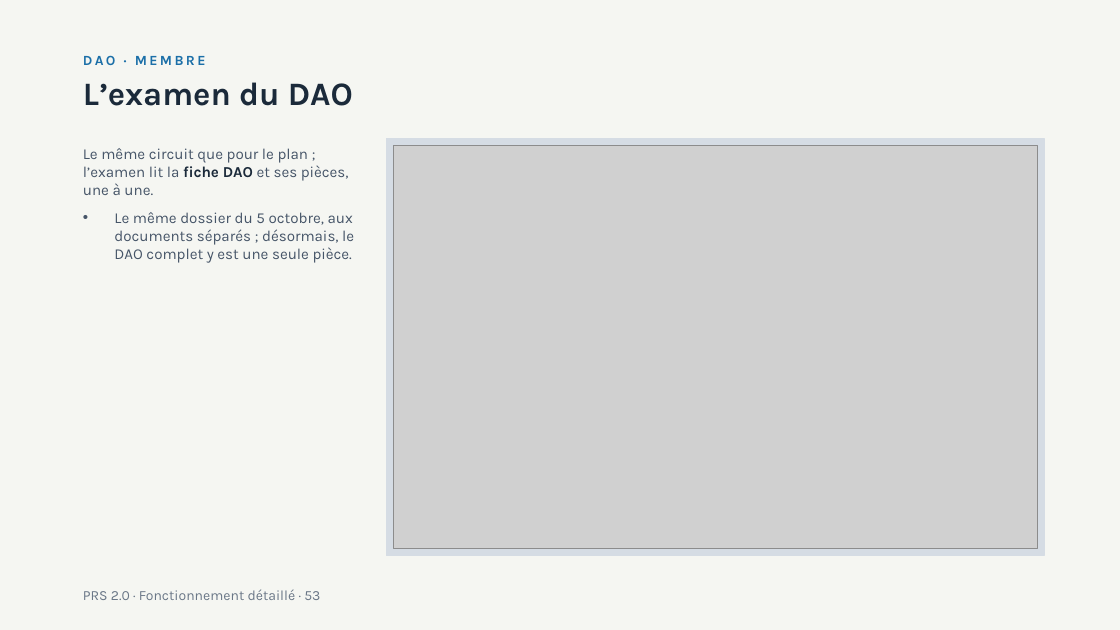
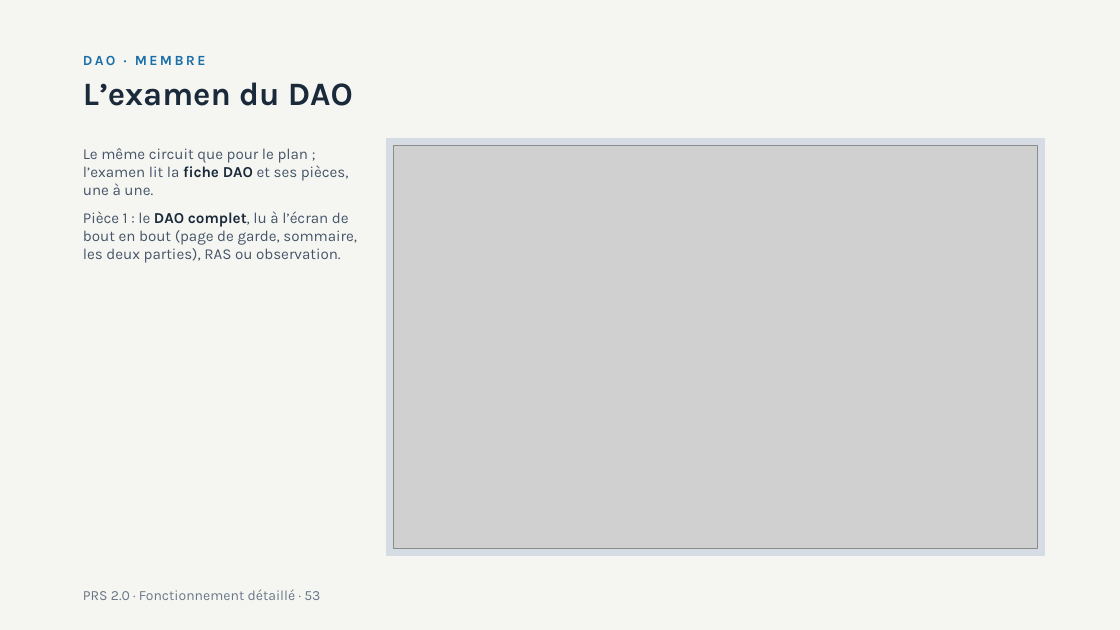
Before and after one commit to lralaitsilanihasy-create/PRS2.0-frontend, a slide deck: slide 53 of docs/documentation/PRS2-fonctionnement-detaille-2026-10-06.pptx. Drawn at 1120x630 pixels with LibreOffice and Linux fonts; fonts in the diff are those of the drawing; grey boxes stand for pictures. Boxes give left, top, right and bottom in pixels: in the first picture for what was removed or moved away, otherwise in the second. Text is boxed around its words. In the diff, an @@ line names an element or a change of style, - is before the commit and + after.

```diff
--- a/docs/documentation/PRS2-fonctionnement-detaille-2026-10-06.pptx
+++ b/docs/documentation/PRS2-fonctionnement-detaille-2026-10-06.pptx
@@ text at [83, 211, 357, 263]: text changed @@
-• Le même dossier du 5 octobre, aux documents séparés ; désormais, le DAO complet y est une seule pièce.
+• Pièce 1 : le DAO complet, lu à l’écran de bout en bout (page de garde, sommaire, les deux parties), RAS ou observation.
```
Also in this commit, not shown: 1 other slide changed, 1 other file.
